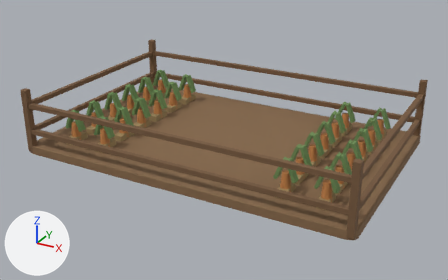
The glTF model public/assets/town/models/vegetablefield-3.glb, before and after one commit.
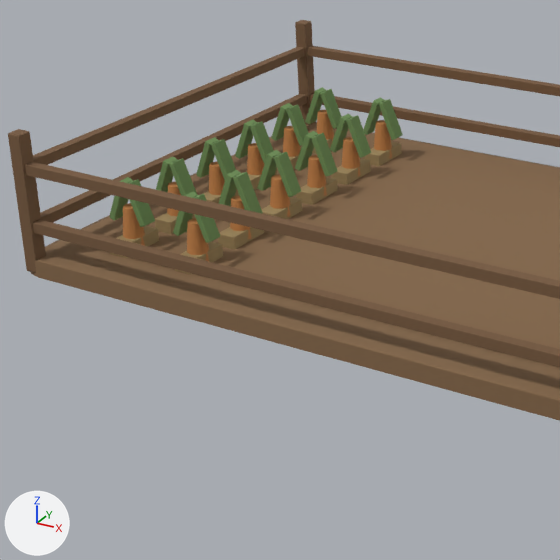
There are two pictures of each version: one whole from a 50 mm lens placed at (2.34, -4.34, 2.23), pointed at (0.01, -0.1, 0.11), one close up on the part from 4% to 59% of the width and 11% to 100% of the height. The lights are fixed; the arrows at lower left show +X, +Y and +Z. The first two pictures are the older version. Where no turn or scale is listed for an object, it has been applied to the vertices. Vertices at exactly the same position are counted once.
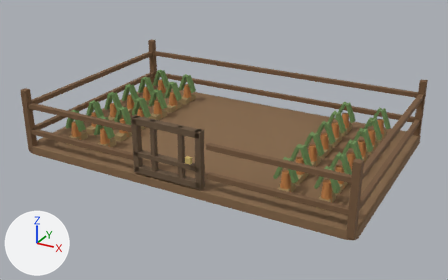
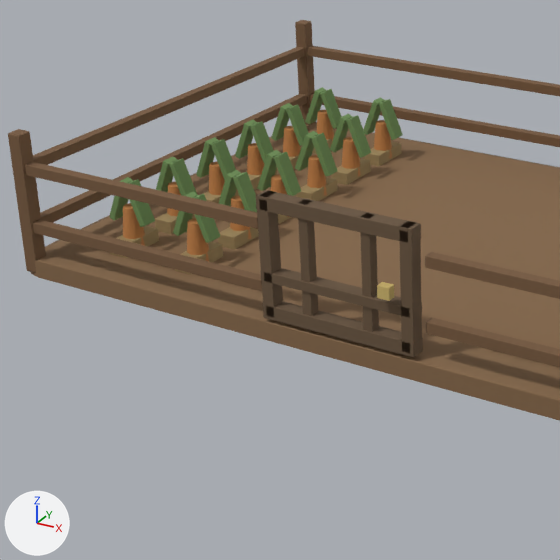
The edits, one by one:
Material 'Material_6' (mat_material_6) is new.
Its base color is (0.604, 0.451, 0.15) (yellow #ccb36c).
Its roughness is 0.88.
Material 'Material_5' (mat_material_5) is new.
Its base color is (0.141, 0.0887, 0.0482) (brown #69543e).
Its roughness is 0.88.
me_mesh_1 is used by ob_mesh_1; location (0.0, 0.0, 0.0).
me_mesh_1 had 672 vertices, 1296 faces and spanned x -1.43..1.43, y -0.93..0.93, z 0.01..0.56.
me_mesh_1 now has 784 vertices, 1512 faces and spans x -1.43..1.43, y -0.93..0.93, z 0.01..0.56.
me_mesh_1 part 1: 14 vertices moved from x -1.38..1.38, y -0.92..-0.88, z 0.18..0.45 to x -1.39..1.39, y -0.92..-0.88, z 0.18..0.45; 66 vertices removed from x -1.38..1.38, y -0.92..-0.88, z 0.18..0.45; 178 vertices added at x -1.39..1.39, y -0.92..-0.88, z 0.18..0.45.
Mesh me_mesh_6 is new.
It has 56 vertices, 108 faces and spans x 0.4875..0.5325, y -0.063..-0.031, z -0.0225..0.0225.
It uses material mat_material_6 (yellow #ccb36c).
Mesh me_mesh_5 is new.
It has 392 vertices, 756 faces and spans x 0.0..0.6, y -0.027..0.027, z -0.225..0.225.
It uses material mat_material_5 (brown #69543e).
Object 'Mesh_6' (ob_mesh_6) is new; it shows me_mesh_6.
Its location is (-0.32, -0.9, 0.31).
Object 'Mesh_5' (ob_mesh_5) is new; it shows me_mesh_5.
Its location is (-0.32, -0.9, 0.31).

Location of each change, [x1, y1, x2, y2] in pixels of the close-ups (560 x 560 px):
'Mesh_5', added (brown)
    after: [256, 190, 423, 357]
'Mesh_6', added
    after: [377, 282, 394, 301]
part 1 of me_mesh_1, reshaped
    both: [24, 162, 560, 367]
